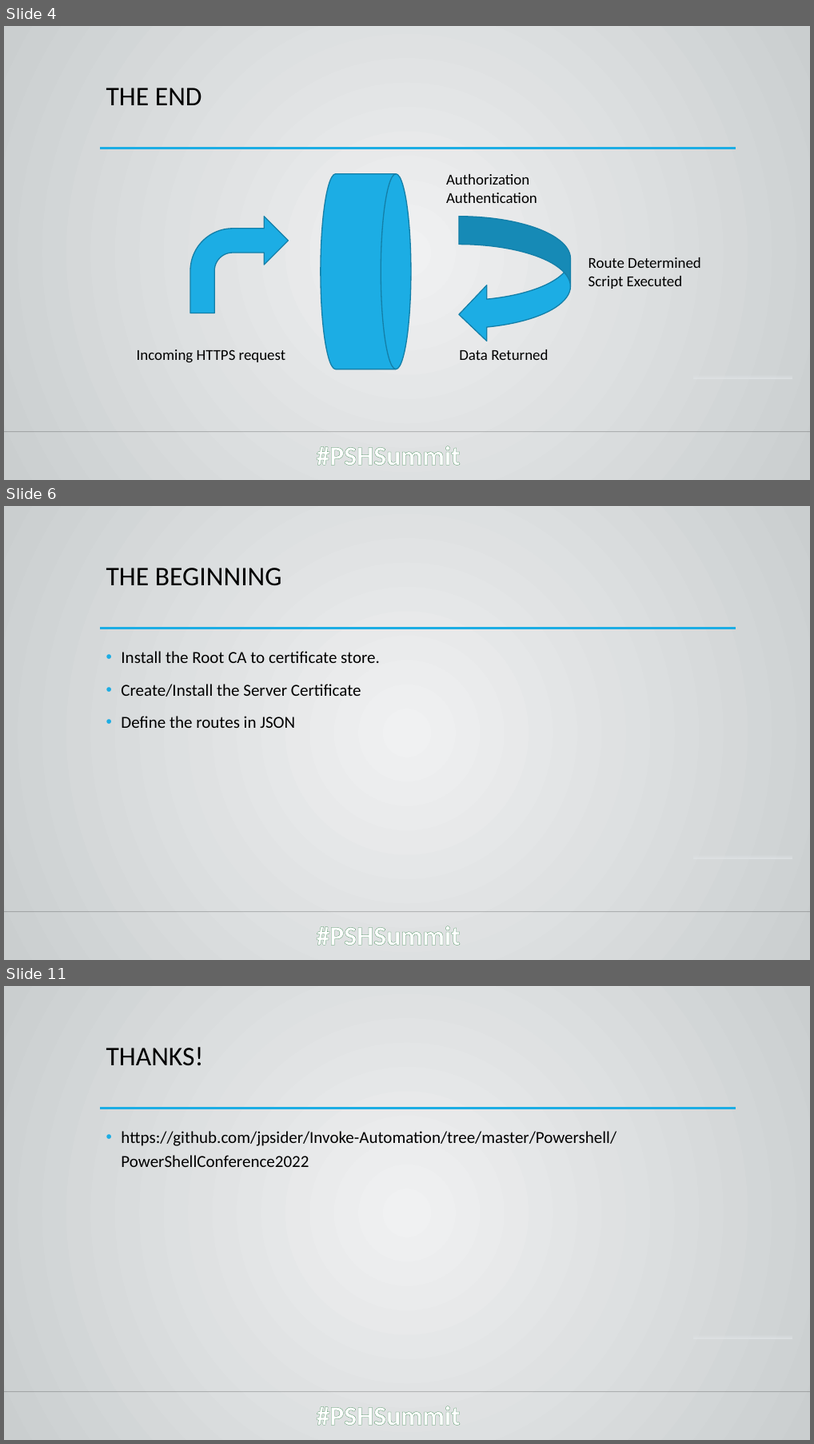
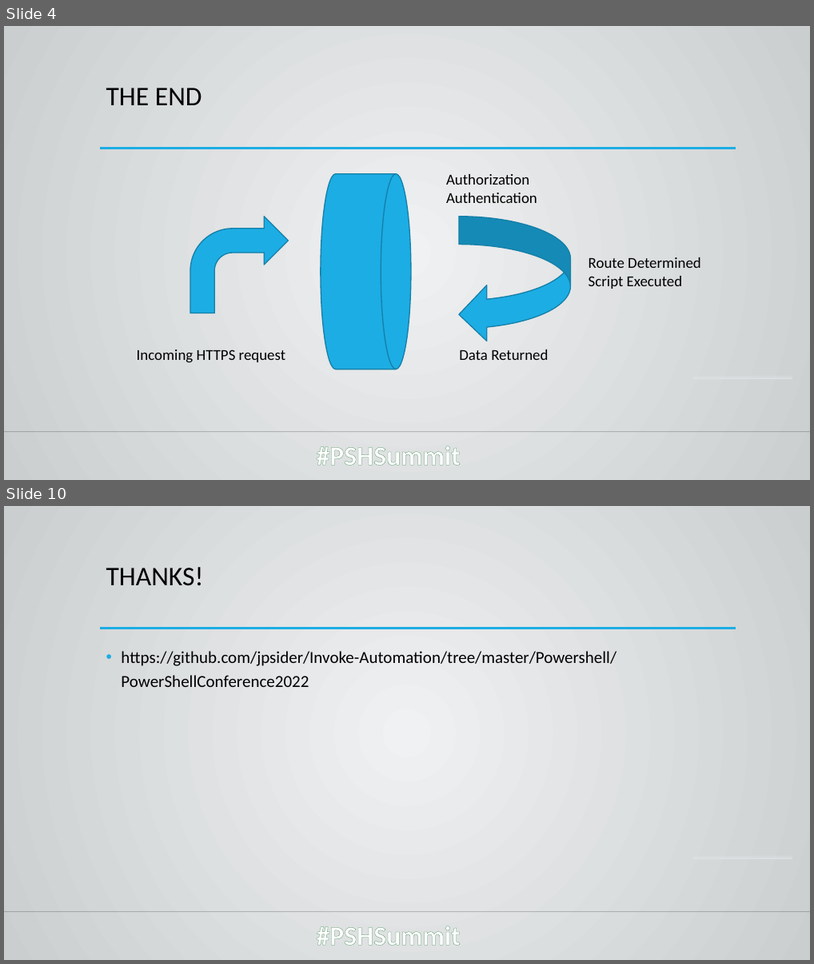
Before and after one commit to jpsider/Invoke-Automation, a slide deck: Powershell/PowerShellConference2022/Sider_PSConf_2022.pptx. Shown one above the other, each under a label of ours: slides 4, 6 and 11 before the commit, slides 4 and 10 after it; the slides between them are not shown. The pictures are 814x1444 and 814x964 pixels, drawn with LibreOffice and Linux fonts; fonts in the diff are those of the drawing; background and template pictures are left out. Boxes give left, top, right and bottom in pixels: in the first picture for what was removed or moved away, otherwise in the second. Text is boxed around its words. In the diff, an @@ line names an element or a change of style, - is before the commit and + after.

```diff
--- a/Powershell/PowerShellConference2022/Sider_PSConf_2022.pptx
+++ b/Powershell/PowerShellConference2022/Sider_PSConf_2022.pptx
@@ slide 6 removed at [4, 506, 810, 960], background gradient #F0F2F3 to #CACED0; not listed: 4 template elements that a slide beside it also shows @@
@@ title removed at [106, 568, 282, 586] @@
-THE BEGINNING
@@ text removed at [121, 651, 380, 728] @@
-• Install the Root CA to certificate store.
-• Create/Install the Server Certificate
-• Define the routes in JSON
@@ what was slide 11 is now slide 10 @@
```
Also in this commit, not shown: 4 slides changed, 3 slides added, 3 other slides removed, 2 other files.
